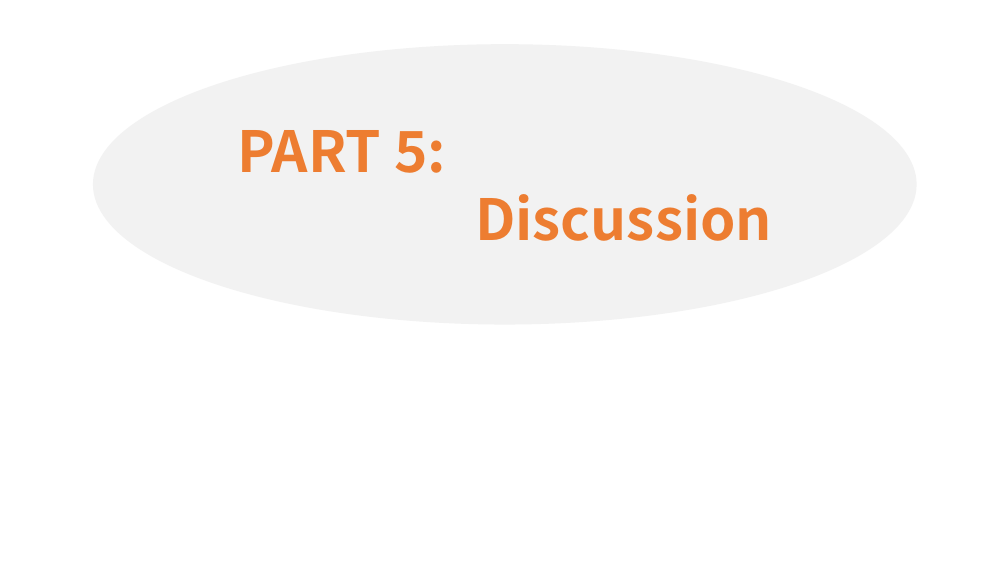
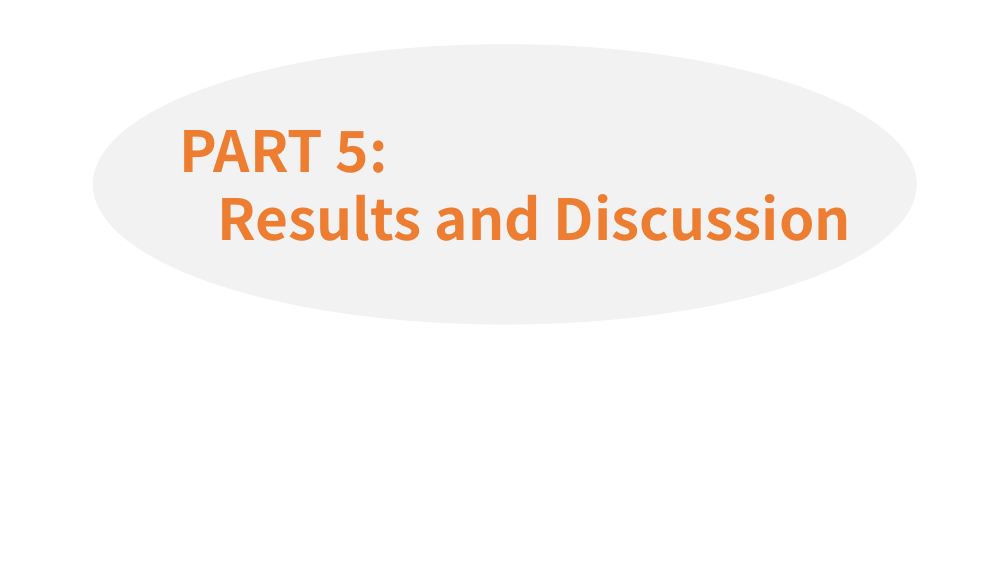
Before and after one commit to lsyoath/sheepy, a slide deck: slide 47 of ComputerVision.pptx. Drawn at 1008x567 pixels with LibreOffice and Linux fonts; fonts in the diff are those of the drawing. Boxes give left, top, right and bottom in pixels: in the first picture for what was removed or moved away, otherwise in the second. Text is boxed around its words. In the diff, an @@ line names an element or a change of style, - is before the commit and + after.

```diff
--- a/ComputerVision.pptx
+++ b/ComputerVision.pptx
@@ text "PART 5:": place and size @@
-text "PART 5:" at box(237, 130, 772, 241)
+text "PART 5:" at box(179, 130, 851, 241)
@@ text at box(218, 194, 851, 241): text changed @@
-Discussion
+Results and Discussion
```
Also in this commit, not shown: 1 other slide changed, 7 slides added.
